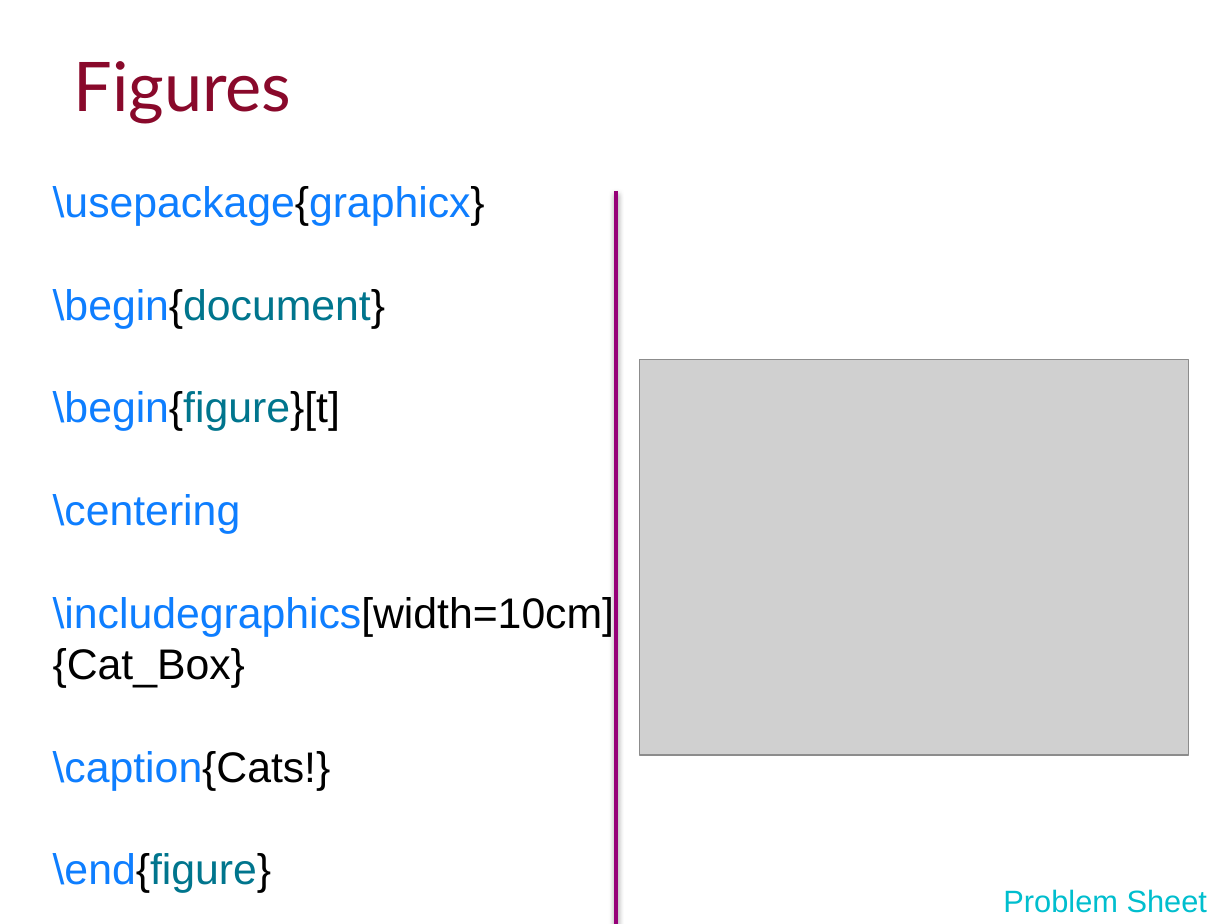
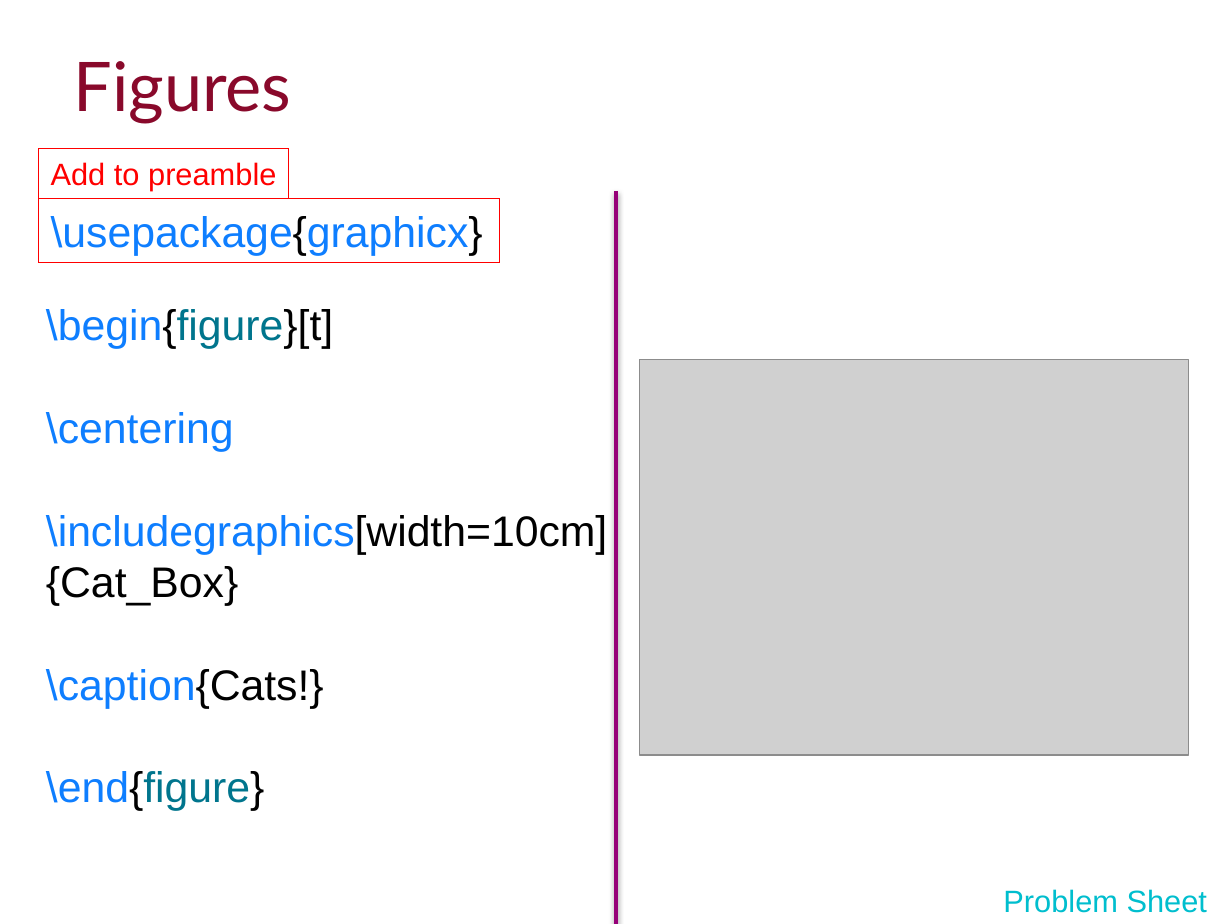
Before and after one commit to ImperialCollegeLondon/RCDS-introduction-to-latex, a slide deck: slide 18 of Intro to Latex Slides.pptx (slide 16 before the commit). Drawn at 1232x924 pixels with LibreOffice and Linux fonts; fonts in the diff are those of the drawing; grey boxes stand for pictures; background and template pictures are left out. Boxes give left, top, right and bottom in pixels: in the first picture for what was removed or moved away, otherwise in the second. Text is boxed around its words. In the diff, an @@ line names an element or a change of style, - is before the commit and + after.

```diff
--- a/Intro to Latex Slides.pptx
+++ b/Intro to Latex Slides.pptx
@@ rectangle added at [38, 149, 288, 198], outline #FF0000 0.75 pt, 18 pt, text #FF0000 @@
+Add to preamble
@@ rectangle added at [38, 198, 500, 262], outline #FF0000 0.75 pt, 25 pt, text #0E7EFF @@
+\usepackage{graphicx}
@@ text at [53, 186, 485, 329]: paragraphs removed @@
-\usepackage{graphicx}
-\begin{document}
@@ text "\begin{figure}[t]": place and size @@
-text "\begin{figure}[t]" at [53, 186, 614, 893]
+text "\begin{figure}[t]" at [46, 309, 607, 811]
```
Also in this commit, not shown: 1 other slide changed, 2 slides added.
